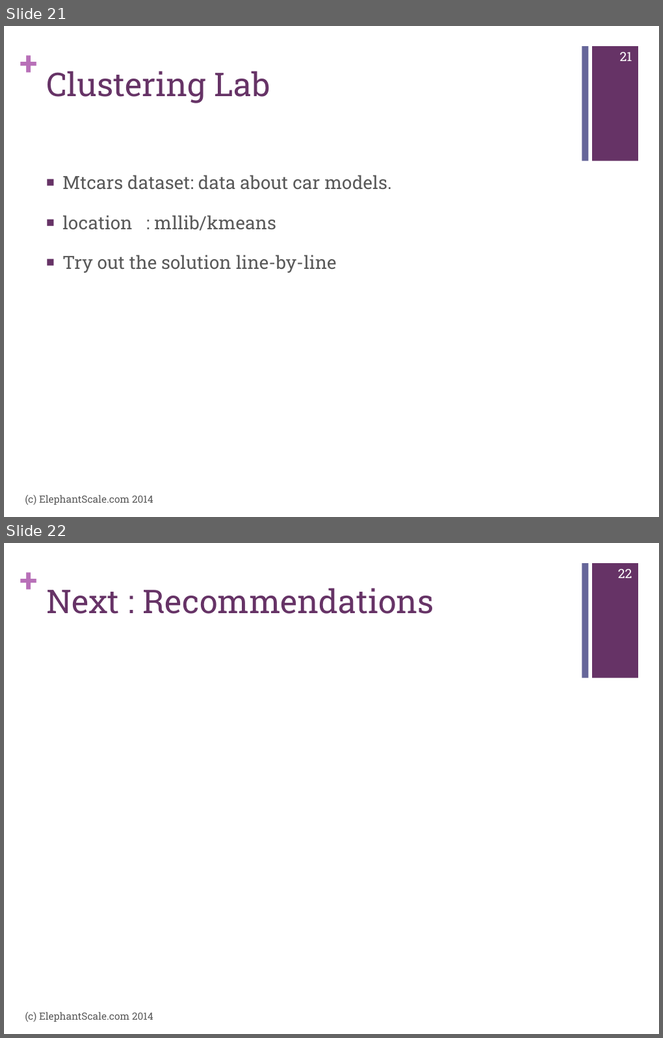
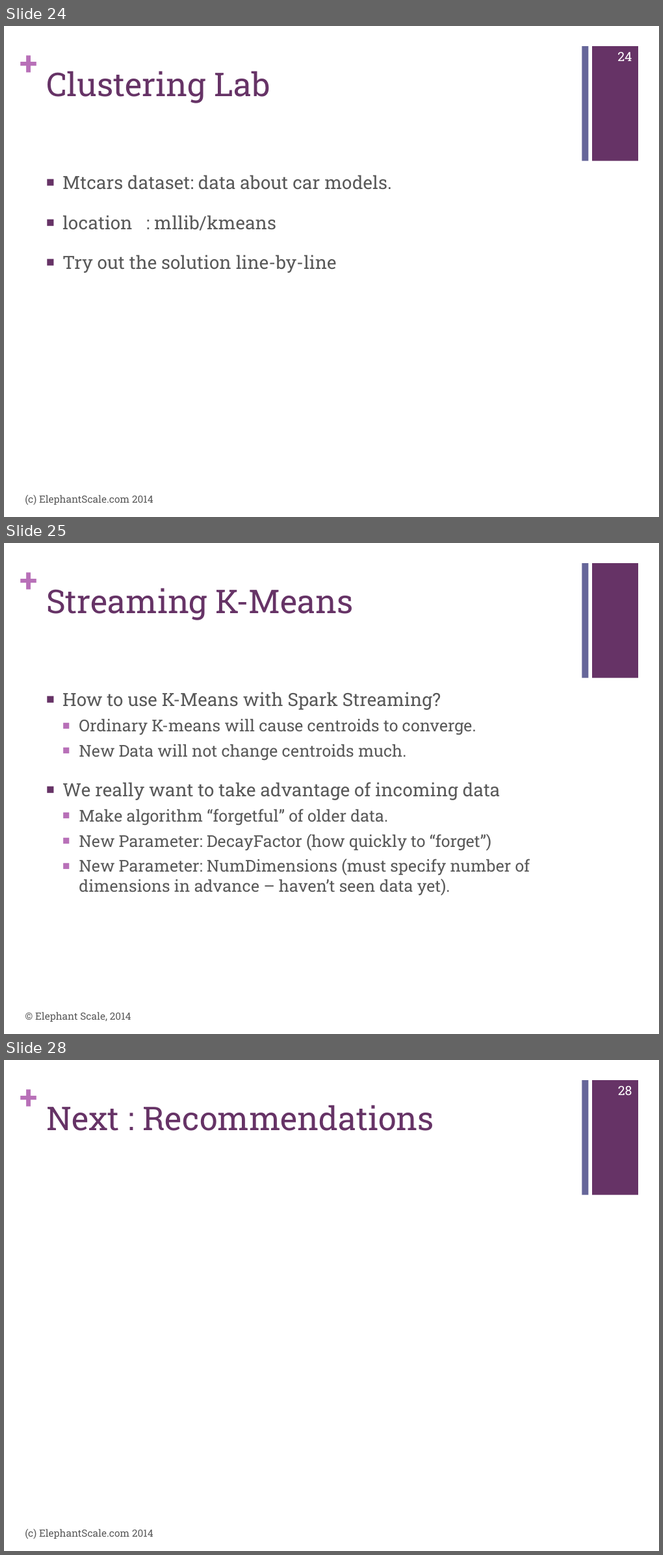
Before and after one commit to mattvinks/spark-labs, a slide deck: slides/MLLib.pptx. Shown one above the other, each under a label of ours: slides 21 and 22 before the commit, slides 24, 25 and 28 after it; the slides between them are not shown. The pictures are 663x1038 and 663x1555 pixels, drawn with LibreOffice and Linux fonts; fonts in the diff are those of the drawing. Boxes give left, top, right and bottom in pixels: in the first picture for what was removed or moved away, otherwise in the second. Text is boxed around its words. In the diff, an @@ line names an element or a change of style, - is before the commit and + after.

```diff
--- a/slides/MLLib.pptx
+++ b/slides/MLLib.pptx
@@ slide 25 added at (4,543,659,1034), background #FFFFFF; not listed: 3 template elements that a slide beside it also shows @@
@@ title added at (46,588,354,620), 36 pt, text #663366 @@
+Streaming K-Means
@@ text added at (62,692,530,896), 18 pt, text #595959 @@
+■ How to use K-Means with Spark Streaming?
+  ■ Ordinary K-means will cause centroids to converge.
+  ■ New Data will not change centroids much.
+■ We really want to take advantage of incoming data
+  ■ Make algorithm “forgetful” of older data.
+  ■ New Parameter: DecayFactor (how quickly to “forget”)
+  ■ New Parameter: NumDimensions (must specify number of dimensions in advance – haven’t seen data yet).
@@ text added at (35,1012,131,1022), 11 pt, text #595959 @@
+© Elephant Scale, 2014
@@ what was slide 21 is now slide 24 @@
@@ page number at (618,52,632,61): text changed @@
-21
+24
@@ what was slide 22 is now slide 28 @@
@@ page number at (618,1086,633,1095): text changed @@
-22
+28
```
Also in this commit, not shown: 1 slide changed, 5 other slides added.
